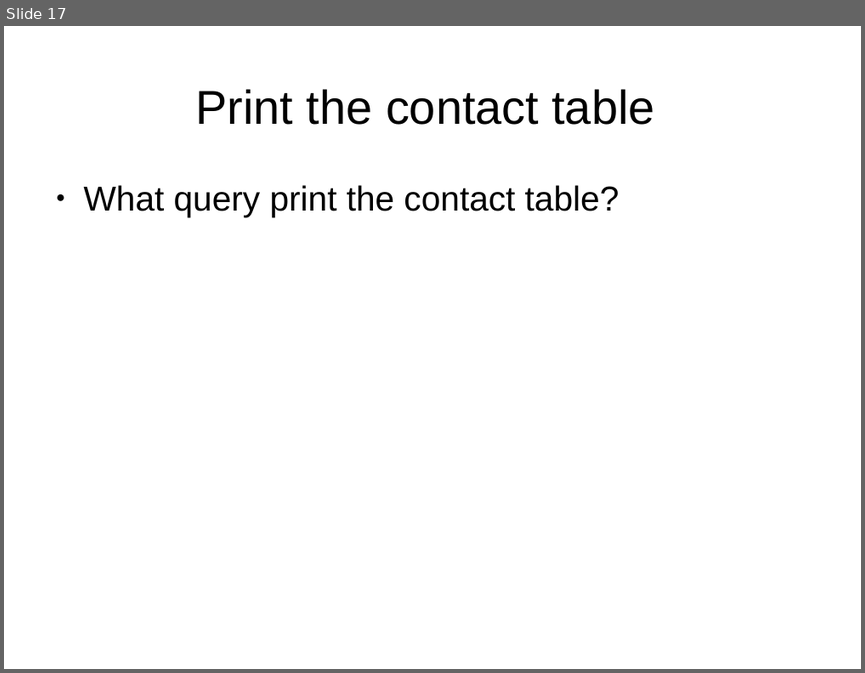
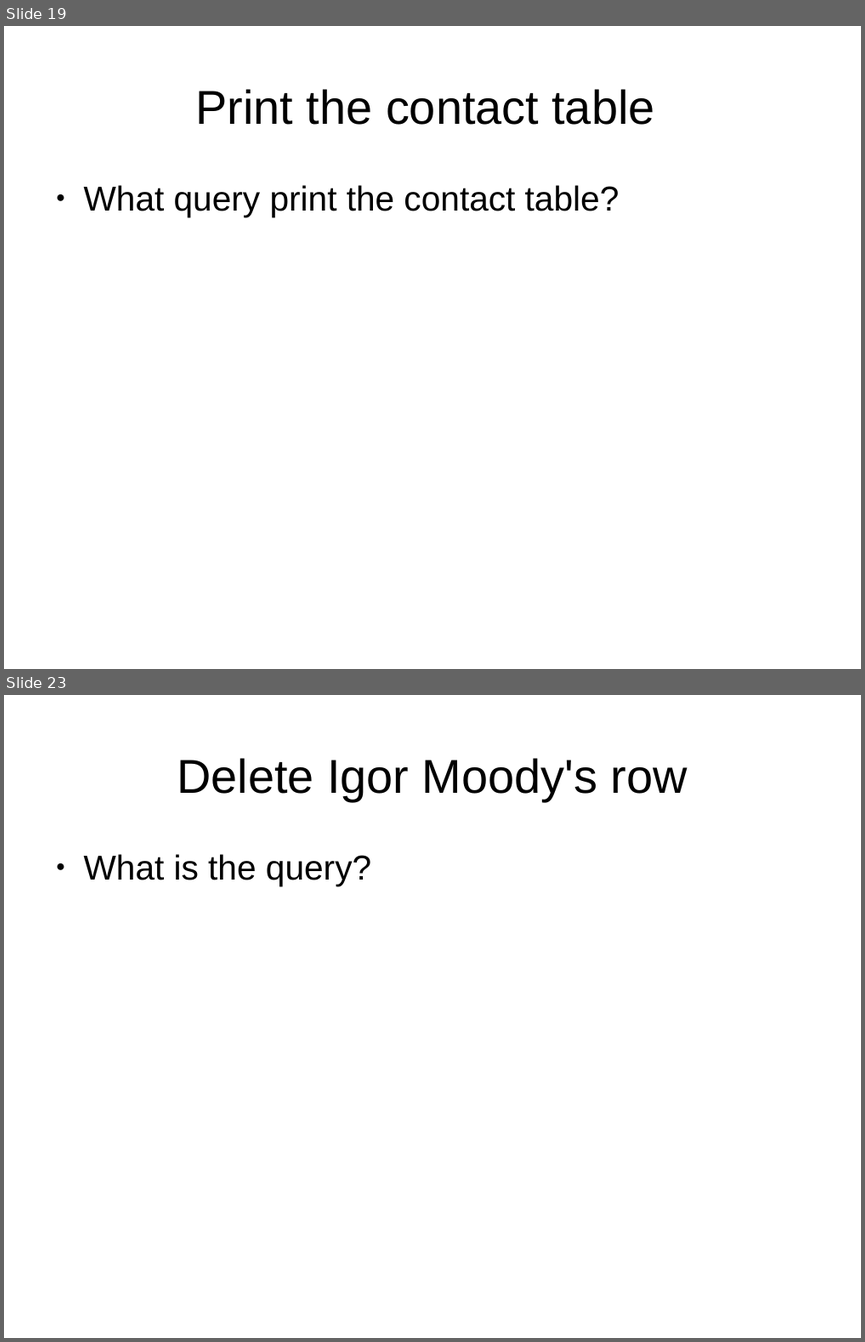
Before and after one commit to Oflameo/intro_to_databases_with_sqlite3, a slide deck: intro_to_databases_with_sqlite3.odp. Shown one above the other, each under a label of ours: slide 17 before the commit, slides 19 and 23 after it; the slides between them are not shown. The pictures are 865x673 and 865x1342 pixels, drawn with LibreOffice and Linux fonts; fonts in the diff are those of the drawing. Boxes give left, top, right and bottom in pixels: in the first picture for what was removed or moved away, otherwise in the second. Text is boxed around its words. In the diff, an @@ line names an element or a change of style, - is before the commit and + after.

```diff
--- a/intro_to_databases_with_sqlite3.odp
+++ b/intro_to_databases_with_sqlite3.odp
@@ slide 23 added at (x1=4, y1=695, x2=861, y2=1338), background #FFFFFF @@
@@ title added at (x1=177, y1=758, x2=687, y2=801), 44 pt, text #000000 @@
+Delete Igor Moody's row
@@ text added at (x1=84, y1=854, x2=371, y2=886), 32 pt, text #000000 @@
+● What is the query?
@@ what was slide 17 is now slide 19 @@
```
Also in this commit, not shown: 2 slides changed, 13 other slides added, 1 slide removed.
